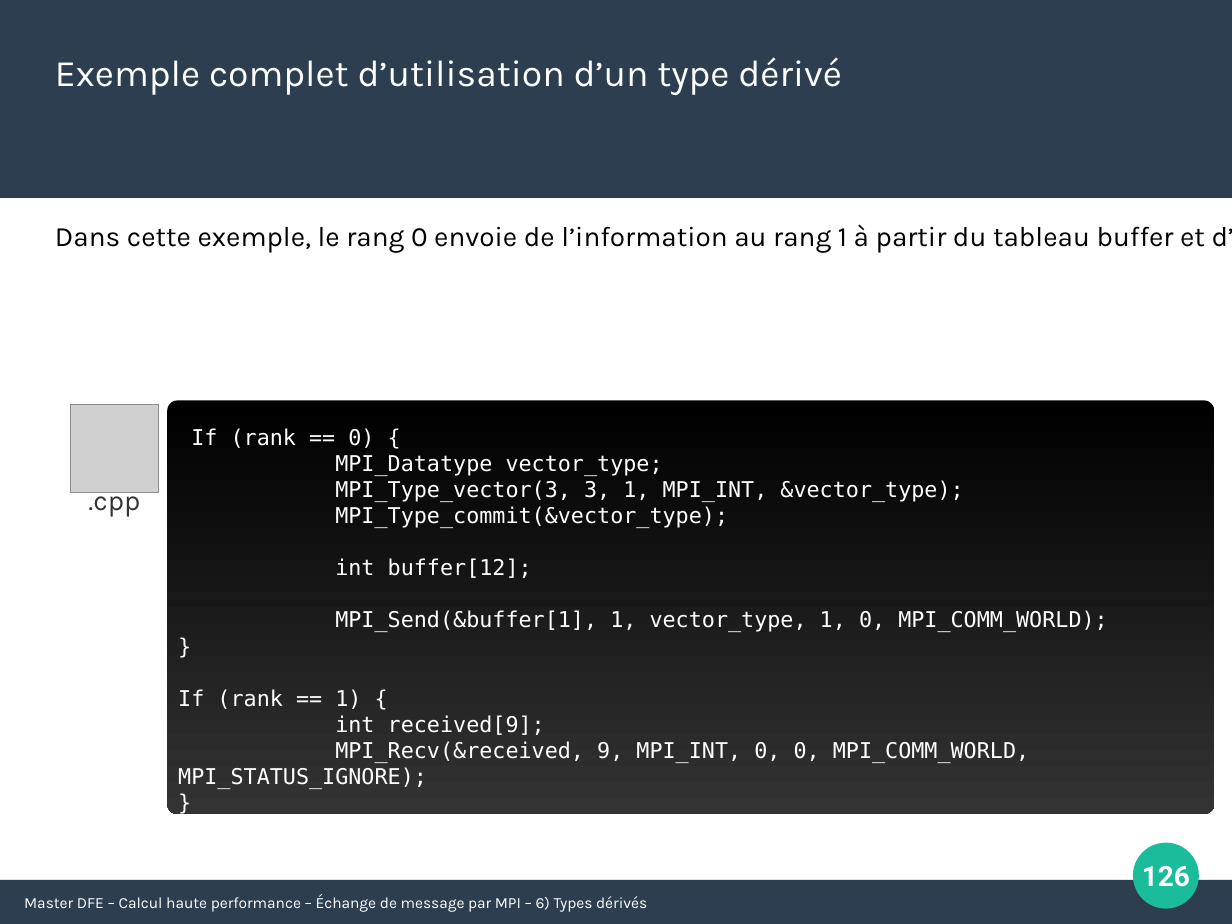
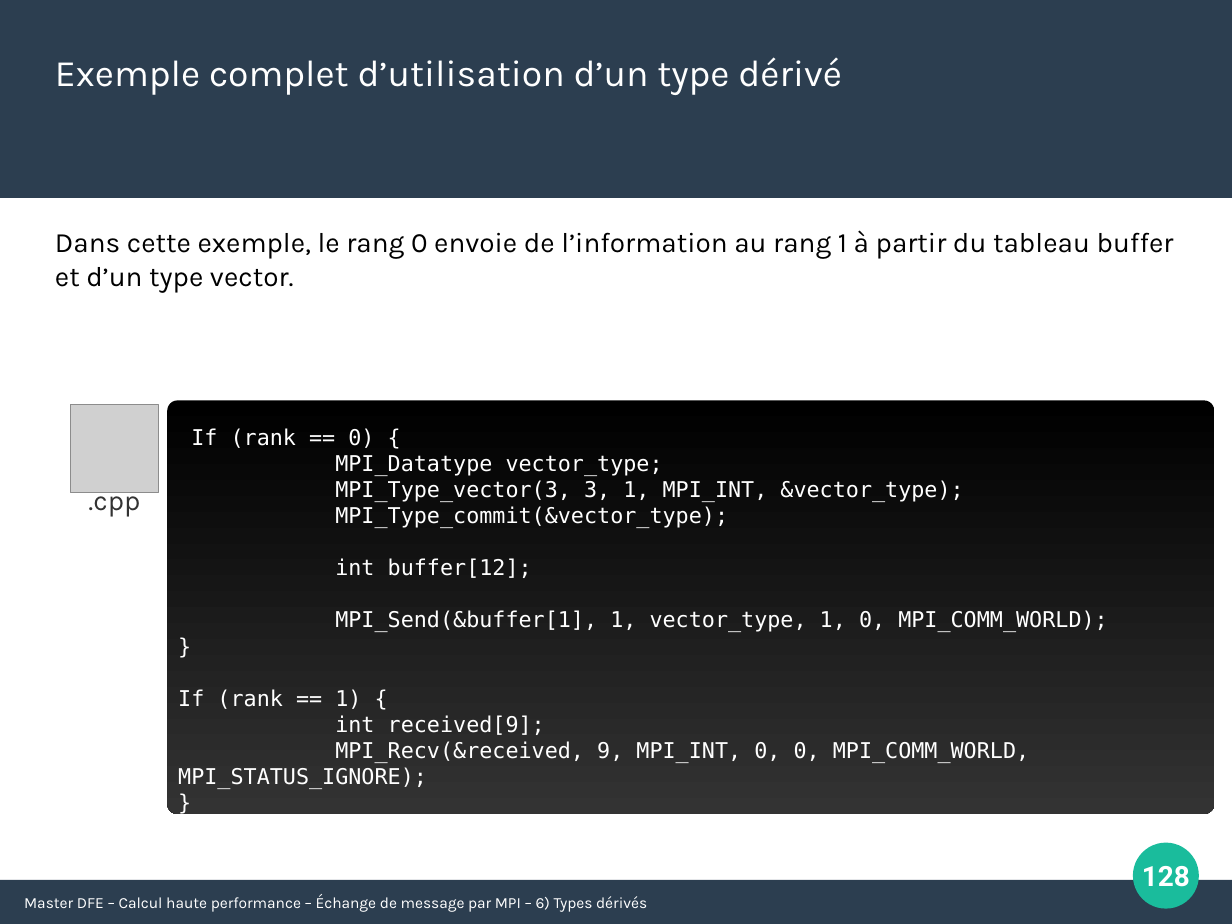
Before and after one commit to Maison-de-la-Simulation/HPC-DFE-Paris-Saclay, a slide deck: slide 128 of support/MPI.pptx (slide 126 before the commit). Drawn at 1232x924 pixels with LibreOffice and Linux fonts; fonts in the diff are those of the drawing; grey boxes stand for pictures. Boxes give left, top, right and bottom in pixels: in the first picture for what was removed or moved away, otherwise in the second. Text is boxed around its words. In the diff, an @@ line names an element or a change of style, - is before the commit and + after.

```diff
--- a/support/MPI.pptx
+++ b/support/MPI.pptx
@@ text "Dans cette exemple, le rang ..." rewrapped from box(55, 224, 1232, 502) to box(55, 230, 1174, 293) @@
@@ page number at box(1142, 866, 1190, 887): text changed @@
-126
+128
```
Also in this commit, not shown: 8 other slides changed, 2 slides added, 1 other file.
